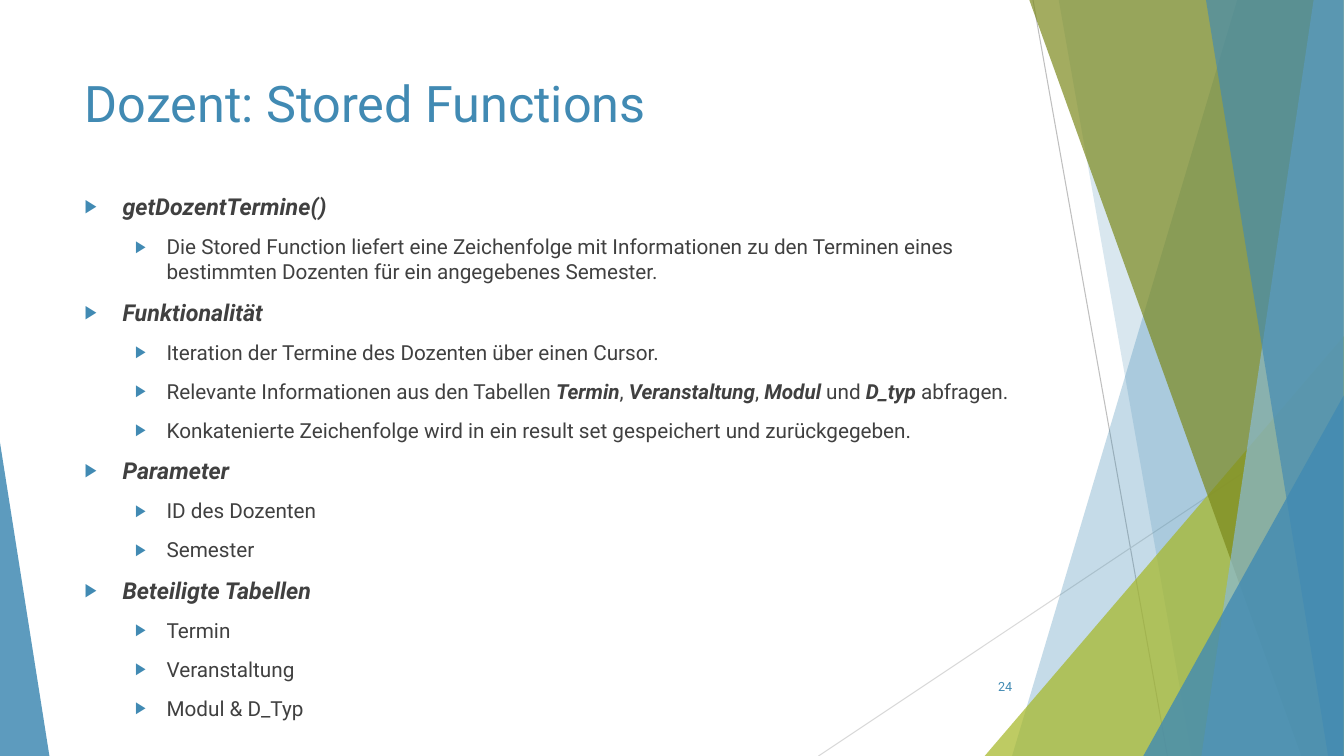
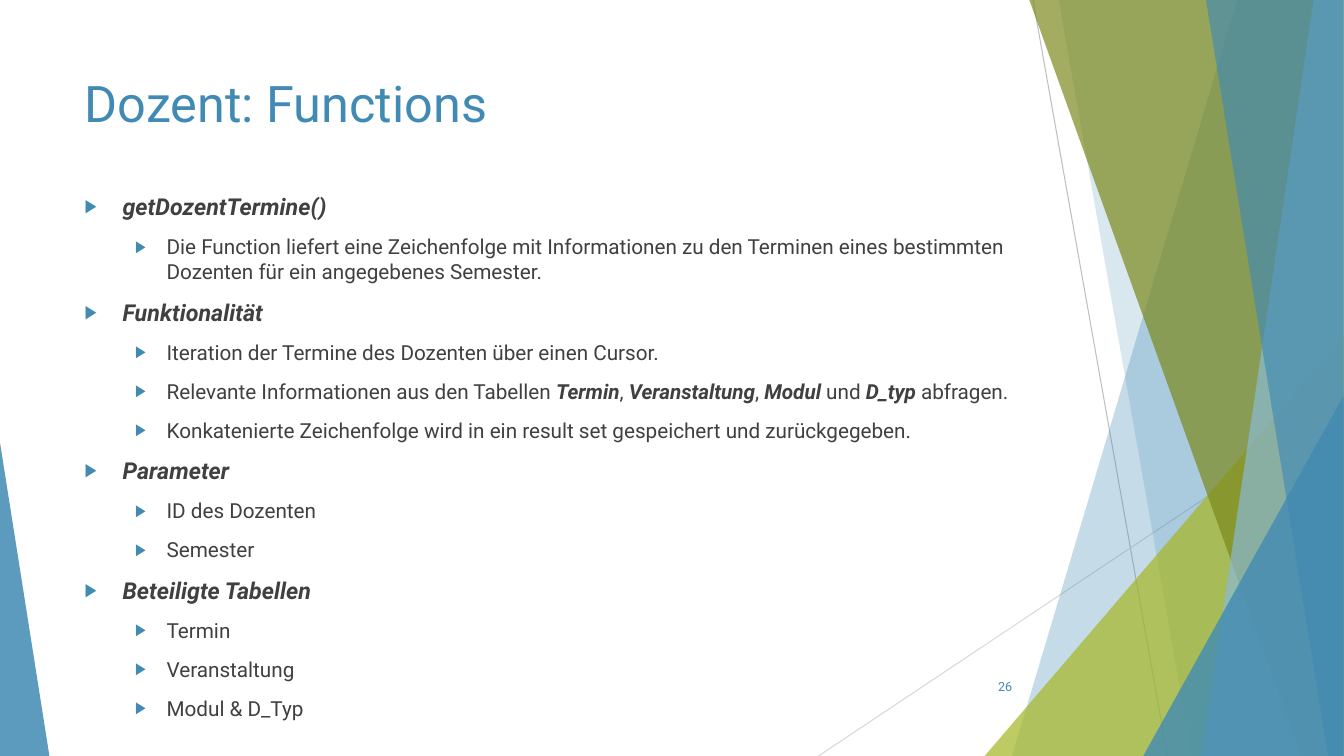
Before and after one commit to ThorbenKonopka/db_WS23_24, a slide deck: slide 26 of Präsentation/Präsentation.pptx (slide 24 before the commit). Drawn at 1344x756 pixels with LibreOffice and Linux fonts; fonts in the diff are those of the drawing. Boxes give left, top, right and bottom in pixels: in the first picture for what was removed or moved away, otherwise in the second. Text is boxed around its words. In the diff, an @@ line names an element or a change of style, - is before the commit and + after.

```diff
--- a/Präsentation/Präsentation.pptx
+++ b/Präsentation/Präsentation.pptx
@@ title at (85, 85, 487, 123): text changed @@
-Dozent: Stored Functions
+Dozent: Functions
@@ text at (167, 238, 1003, 284): text changed @@
-  ▶ Die Stored Function liefert eine Zeichenfolge mit Informationen zu den Terminen eines bestimmten Dozenten für ein angegebenes Semester.
+  ▶ Die Function liefert eine Zeichenfolge mit Informationen zu den Terminen eines bestimmten Dozenten für ein angegebenes Semester.
@@ page number at (998, 682, 1012, 691): text changed @@
-24
+26
```
Also in this commit, not shown: 23 other slides changed, 5 slides added, 3 slides removed.
